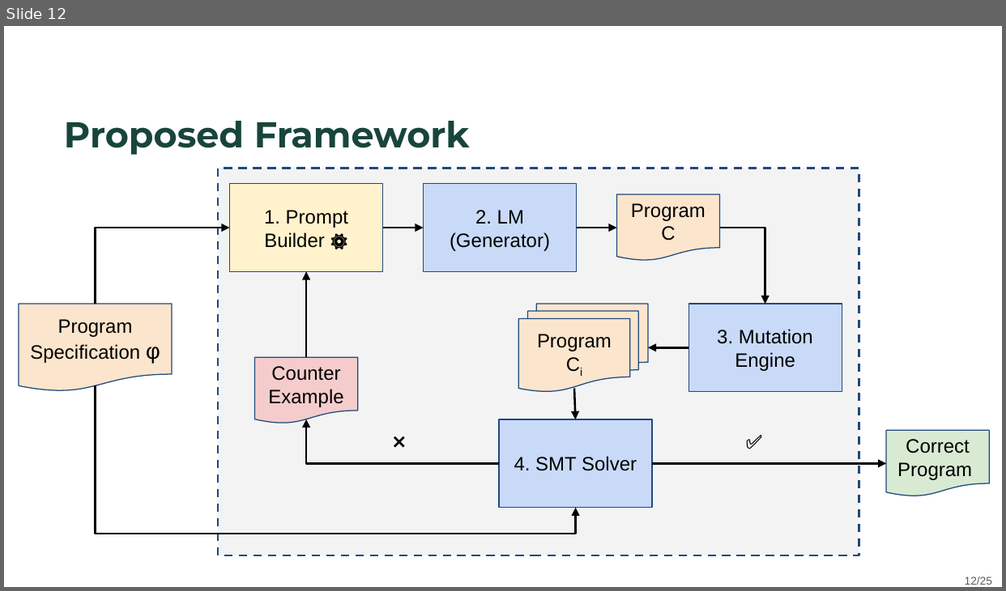
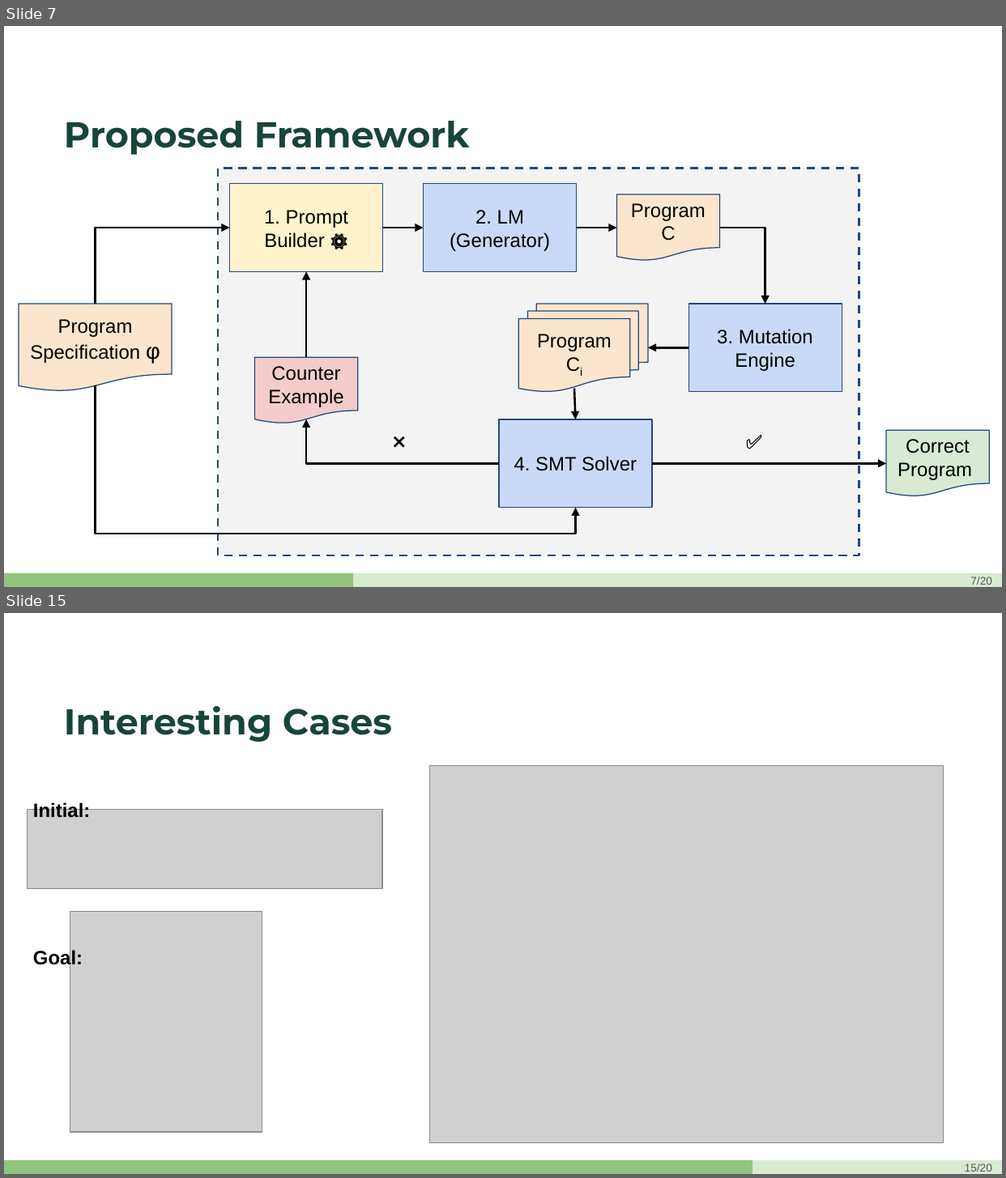
Before and after one commit to ayaanmayooq/LLM-verification-CEGIS, a slide deck: presentation.pptx. Shown one above the other, each under a label of ours: slide 12 before the commit, slides 7 and 15 after it; the slides between them are not shown. The pictures are 1006x591 and 1006x1178 pixels, drawn with LibreOffice and Linux fonts; fonts in the diff are those of the drawing; grey boxes stand for pictures; background and template pictures are left out. Boxes give left, top, right and bottom in pixels: in the first picture for what was removed or moved away, otherwise in the second. Text is boxed around its words. In the diff, an @@ line names an element or a change of style, - is before the commit and + after.

```diff
--- a/presentation.pptx
+++ b/presentation.pptx
@@ slide 15 added at [4, 613, 1002, 1174], background #FFFFFF @@
@@ title added at [64, 706, 392, 742], 26 pt, text #18453B, bold @@
+Interesting Cases
@@ picture added at [429, 765, 943, 1143] @@
@@ text added at [33, 802, 91, 817], 14 pt, text #000000, bold @@
+Initial:
@@ picture added at [27, 810, 382, 888] @@
@@ picture added at [70, 911, 262, 1132] @@
@@ text added at [33, 949, 83, 969], 14 pt, text #000000, bold @@
+Goal:
@@ rectangle added at [4, 1161, 1002, 1174], fill #D9EAD3 @@
@@ rectangle added at [4, 1161, 752, 1174], fill #93C47D @@
@@ page number added at [965, 1164, 992, 1172], 8 pt, text #595959 @@
+15/20
@@ what was slide 12 is now slide 7 @@
@@ slide 7 changed as well @@
@@ rectangle added at [4, 574, 1002, 587], fill #D9EAD3 @@
@@ rectangle added at [4, 574, 353, 587], fill #93C47D @@
@@ page number at [970, 577, 992, 585]: text changed @@
-12/25
+7/20
```
Also in this commit, not shown: 23 other slides changed, 14 other slides added, 4 slides removed.
